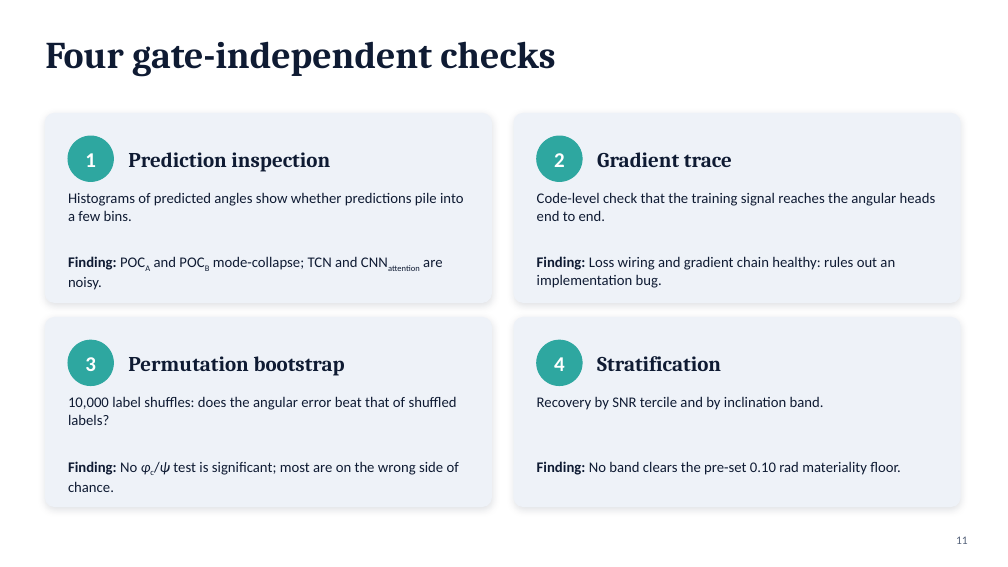
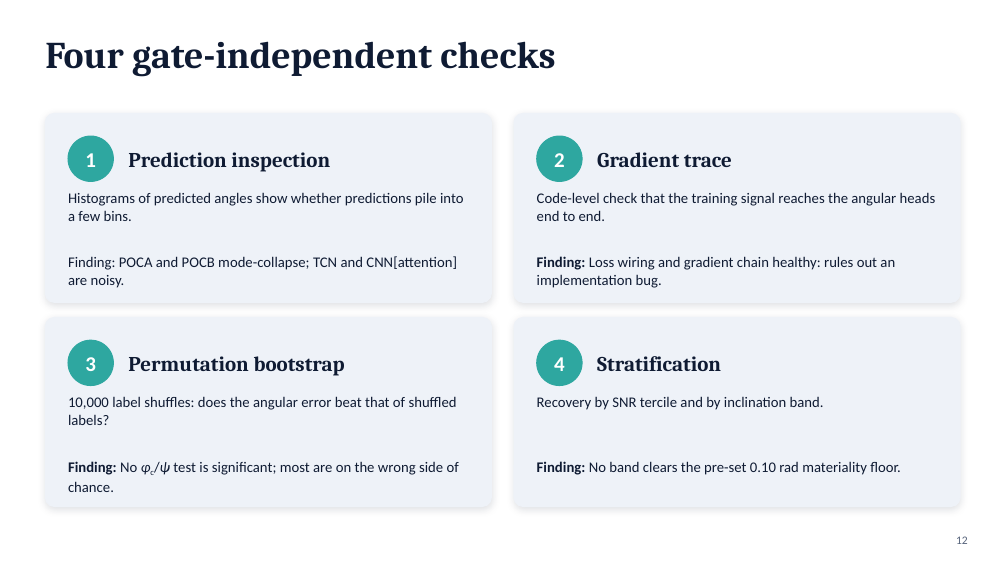
Before and after one commit to syedalimohsinbukhari/ml_practice_v2, a slide deck: slide 12 of experiments/phic_psi_poc-redo/phic_psi_presentation.pptx (slide 11 before the commit). Drawn at 1008x567 pixels with LibreOffice and Linux fonts; fonts in the diff are those of the drawing. Boxes give left, top, right and bottom in pixels: in the first picture for what was removed or moved away, otherwise in the second. Text is boxed around its words. In the diff, an @@ line names an element or a change of style, - is before the commit and + after.

```diff
--- a/experiments/phic_psi_poc-redo/phic_psi_presentation.pptx
+++ b/experiments/phic_psi_poc-redo/phic_psi_presentation.pptx
@@ text at (x1=68, y1=256, x2=457, y2=288): text changed @@
-Finding: POCA and POCB mode-collapse; TCN and CNNattention are noisy.
+Finding: POCA and POCB mode-collapse; TCN and CNN[attention] are noisy.
@@ page number at (x1=956, y1=536, x2=968, y2=544): text changed @@
-11
+12
```
Also in this commit, not shown: 11 other slides changed, 1 slide added, 3 other files.
